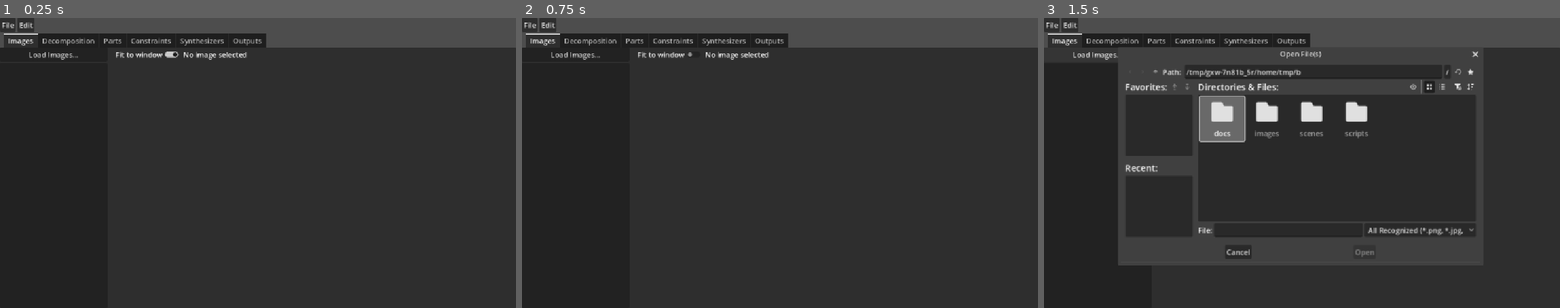
Above: before the commit, frames 1-3 (left to right).
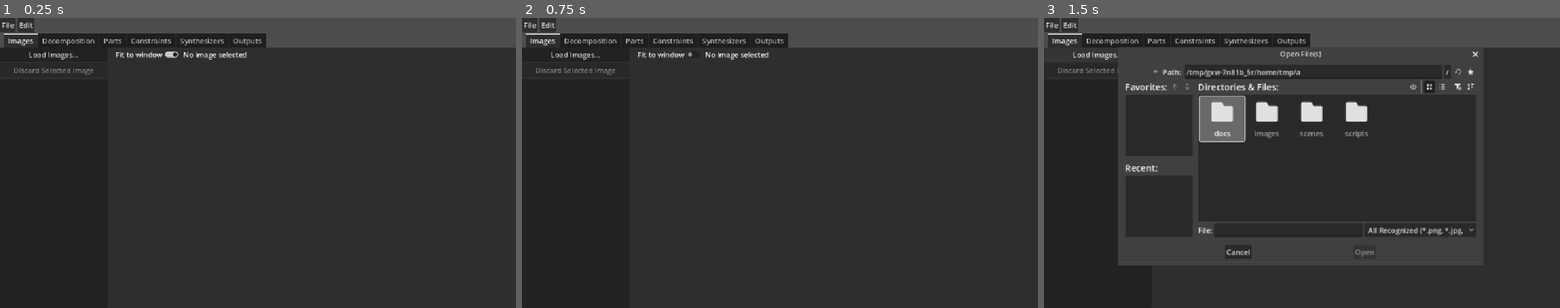
Above: after the commit, the same moments.

Repository: Angular-Angel/wfclab
Game: Godot game, scene res://scenes/main.tscn
Same seed, same stepped clock (60 frames per second), same inputs: the game is played once before the commit and once after it.
Inputs:
- Up to frame 1 (0.25 s): no input
- Up to frame 2 (0.75 s): click "Fit to window" at 0.5 s
- Up to frame 3 (1.5 s): click "Load Images..." at 1.25 s

The runs differ from the first frame. In frame 1, 0.2% of the frame differs, in the area x 2-19%, y 17-20%; in frame 2, 0.2%; in frame 3, 0.1%.

Commit message:
add output strip, and discard buttons for inputs and outputs

Diff:
--- a/scripts/core/app_data.gd
+++ b/scripts/core/app_data.gd
@@ -3,17 +3,20 @@
 ## parts/constraints (raw + user edits). Everyone else reads materialized.
 
 signal images_changed
+signal outputs_changed
 signal parts_changed
 signal constraints_changed
 signal edits_changed
 signal synthesis_changed
 
 var images: Dictionary = {}          # id -> ImageAssetData
+var outputs: Dictionary = {}         # id -> {asset, stats, meta}
 var parts: Dictionary = {}           # id -> Part (materialized)
 var constraints: Dictionary = {}     # id -> Constraint (materialized)
 var last_run_stats: Dictionary = {}
 var last_run_config: Dictionary = {}   # JSON-safe: what produced the raw data
 var last_synthesis: Dictionary = {}   # {image, stats, meta}
+var _next_output_number := 1
 var _index: ConstraintIndex = null
 var _index_valid := false
 
@@ -42,7 +45,15 @@
 
 
 func set_synthesis(image: Image, stats: Dictionary, meta: Dictionary) -> void:
-	last_synthesis = {"image": image, "stats": stats, "meta": meta}
+	var output_number := _next_output_number
+	_next_output_number += 1
+	var asset := ImageAssetData.from_image(image, "Output %d" % output_number)
+	# Keep every successful synthesis, including repeated images from the same seed.
+	asset.id = "out_%d_%s" % [output_number, asset.hash.substr(0, 10)]
+	var output := {"asset": asset, "stats": stats.duplicate(true), "meta": meta.duplicate(true)}
+	outputs[asset.id] = output
+	last_synthesis = {"image": image, "stats": stats, "meta": meta, "output_id": asset.id}
+	outputs_changed.emit()
 	synthesis_changed.emit()
 
 # --- Images -----------------------------------------------------------------
@@ -63,6 +74,35 @@
 
 func image_name(id: String) -> String:
 	return images[id].name if images.has(id) else id
+
+
+func remove_image(id: String) -> bool:
+	if not images.erase(id):
+		return false
+	images_changed.emit()
+	return true
+
+
+# --- Generated outputs ---------------------------------------------------------
+
+func get_output_list() -> Array[Dictionary]:
+	var list: Array[Dictionary] = []
+	list.assign(outputs.values())
+	return list
+
+
+func get_output(id: String) -> Dictionary:
+	return outputs.get(id, {})
+
+
+func remove_output(id: String) -> bool:
+	if not outputs.erase(id):
+		return false
+	if last_synthesis.get("output_id", "") == id:
+		last_synthesis = {}
+		synthesis_changed.emit()
+	outputs_changed.emit()
+	return true
 
 
 # --- Run ingestion (raw -> materialized) --------------------------------------
@@ -238,12 +278,15 @@
 
 	# Reset state.
 	images = {}
+	outputs = {}
 	parts = {}
 	constraints = {}
 	_raw_parts = []
 	_raw_constraints = []
 	_alias_mapping = {}
 	last_run_stats = {}
+	last_synthesis = {}
+	_next_output_number = 1
 	last_run_config = data.get("run", {})
 	part_edits = data.get("part_edits", {})
 	constraint_edits = data.get("constraint_edits", {})
@@ -258,6 +301,7 @@
 		images[asset.id] = asset
 
 	images_changed.emit()
+	outputs_changed.emit()
 	parts_changed.emit()
 	constraints_changed.emit()
 	return data
--- a/scripts/core/data/image_asset.gd
+++ b/scripts/core/data/image_asset.gd
@@ -1,5 +1,6 @@
 class_name ImageAssetData extends RefCounted
-## A loaded input image. The seed of the future ImageAsset resource.
+## A loaded input or generated output image. The seed of the future ImageAsset
+## resource.
 
 var id: String
 var path: String
@@ -14,9 +15,15 @@
 	var image := Image.load_from_file(path)
 	if image == null or image.is_empty():
 		return null
+	return from_image(image, path.get_file(), path)
+
+
+static func from_image(image: Image, display_name: String, source_path := "") -> ImageAssetData:
+	if image == null or image.is_empty():
+		return null
 	var asset := ImageAssetData.new()
-	asset.path = path
-	asset.name = path.get_file()
+	asset.path = source_path
+	asset.name = display_name
 	asset.image = image
 	asset.hash = PixelHash.of(image)
 	asset.id = "img_" + asset.hash.substr(0, 10)
--- a/scripts/core/tabs/images_tab.gd
+++ b/scripts/core/tabs/images_tab.gd
@@ -9,6 +9,7 @@
 var _preview: PreviewRect
 var _info: Label
 var _fit_check: CheckButton
+var _discard_button: Button
 
 
 func _ready() -> void:
@@ -24,6 +25,11 @@
 	load_button.text = "Load Images..."
 	load_button.pressed.connect(_open_file_dialog)
 	left.add_child(load_button)
+	_discard_button = Button.new()
+	_discard_button.text = "Discard Selected Image"
+	_discard_button.disabled = true
+	_discard_button.pressed.connect(_discard_selected_image)
+	left.add_child(_discard_button)
 
 	_list = ItemList.new()
 	_list.custom_minimum_size = Vector2(240.0, 200.0)
@@ -106,6 +112,7 @@
 		var index := _list.add_icon_item(asset.thumb)
 		_list.set_item_text(index, asset.name)
 		_list.set_item_metadata(index, asset.id)
+	_discard_button.disabled = true
 
 
 func _index_of_asset(asset: ImageAssetData) -> int:
@@ -121,6 +128,16 @@
 	_preview.texture = asset.texture
 	_apply_view_mode()
 	_info.text = "%s  (%d × %d)" % [asset.name, asset.image.get_width(), asset.image.get_height()]
+	_discard_button.disabled = false
+
+
+func _discard_selected_image() -> void:
+	var selected := _list.get_selected_items()
+	if selected.is_empty():
+		return
+	AppData.remove_image(_list.get_item_metadata(selected[0]))
+	_preview.texture = null
+	_info.text = "No image selected"
 
 
 func _apply_view_mode() -> void:
--- a/scripts/core/tabs/outputs_tab.gd
+++ b/scripts/core/tabs/outputs_tab.gd
@@ -9,6 +9,9 @@
 var _meta_label: Label
 var _rerun_button: Button
 var _newseed_button: Button
+var _output_list: ItemList
+var _discard_button: Button
+var _active_output_id := ""
 
 
 func _ready() -> void:
@@ -45,6 +48,16 @@
 	split.add_child(right)
 
 	right.add_child(_mk_label("Last Synthesis"))
+	_output_list = ItemList.new()
+	_output_list.custom_minimum_size = Vector2(0.0, 160.0)
+	_output_list.fixed_icon_size = Vector2i(96, 96)
+	_output_list.item_selected.connect(_on_output_selected)
+	right.add_child(_output_list)
+	_discard_button = Button.new()
+	_discard_button.text = "Discard Selected Output"
+	_discard_button.disabled = true
+	_discard_button.pressed.connect(_discard_selected_output)
+	right.add_child(_discard_button)
 	_meta_label = Label.new()
 	_meta_label.text = "No synthesis yet.\nRun one from the Synthesizers tab."
 	_meta_label.autowrap_mode = TextServer.AUTOWRAP_WORD_SMART
@@ -62,6 +75,8 @@
 	right.add_child(_newseed_button)
 
 	AppData.synthesis_changed.connect(_update)
+	AppData.outputs_changed.connect(_rebuild_output_list)
+	_rebuild_output_list()
 	_update()
 
 
@@ -72,23 +87,67 @@
 
 
 func _update() -> void:
-	var s: Dictionary = AppData.last_synthesis
-	var has_result := not s.is_empty() and s.has("image")
+	var last_id: String = AppData.last_synthesis.get("output_id", "")
+	if not last_id.is_empty() and AppData.get_output(last_id).is_empty() == false:
+		_active_output_id = last_id
+		_select_output(last_id)
+	_show_active_output()
+
+
+func _rebuild_output_list() -> void:
+	var retained_id := _active_output_id
+	_output_list.clear()
+	for output: Dictionary in AppData.get_output_list():
+		var asset: ImageAssetData = output["asset"]
+		var index := _output_list.add_icon_item(asset.thumb)
+		_output_list.set_item_text(index, asset.name)
+		_output_list.set_item_metadata(index, asset.id)
+	if not retained_id.is_empty():
+		_select_output(retained_id)
+	_discard_button.disabled = _active_output_id.is_empty()
+
+
+func _on_output_selected(index: int) -> void:
+	_active_output_id = _output_list.get_item_metadata(index)
+	_show_active_output()
+
+
+func _select_output(output_id: String) -> void:
+	for index in _output_list.item_count:
+		if _output_list.get_item_metadata(index) == output_id:
+			_output_list.select(index)
+			return
+
+
+func _show_active_output() -> void:
+	var s := AppData.get_output(_active_output_id)
+	var has_result := not s.is_empty()
 	_rerun_button.disabled = not has_result
 	_newseed_button.disabled = not has_result
+	_discard_button.disabled = not has_result
 	if not has_result:
 		_preview.texture = null
 		_dims.text = ""
-		return
-	var image: Image = s["image"]
-	_preview.texture = ImageTexture.create_from_image(image)
+		_meta_label.text = "No synthesis yet.\nRun one from the Synthesizers tab."
+		return
+	var asset: ImageAssetData = s["asset"]
+	_preview.texture = asset.texture
 	_apply_view_mode()
-	_dims.text = "%d × %d" % [image.get_width(), image.get_height()]
+	_dims.text = "%d × %d" % [asset.image.get_width(), asset.image.get_height()]
 	var stats: Dictionary = s.get("stats", {})
 	var meta: Dictionary = s.get("meta", {})
 	_meta_label.text = "seed: %d\nsynthesizer: %s\nrestarts: %d\nelapsed: %d ms" % [
 		meta.get("seed", 0), meta.get("synthesizer_id", "?"),
 		stats.get("restarts", 0), stats.get("elapsed_ms", 0)]
+
+
+func _discard_selected_output() -> void:
+	if _active_output_id.is_empty():
+		return
+	var discarded_id := _active_output_id
+	_active_output_id = ""
+	AppData.remove_output(discarded_id)
+	_show_active_output()
 
 
 func _apply_view_mode() -> void:
@@ -114,7 +173,7 @@
 
 
 func _resynthesize(new_seed: bool) -> void:
-	var meta: Dictionary = AppData.last_synthesis.get("meta", {})
+	var meta: Dictionary = AppData.get_output(_active_output_id).get("meta", {})
 	if meta.is_empty():
 		return
 	var synth := TechniqueRegistry.get_synthesizer(
Not shown, changed: saves/ForestWorkspace.wfcproj
